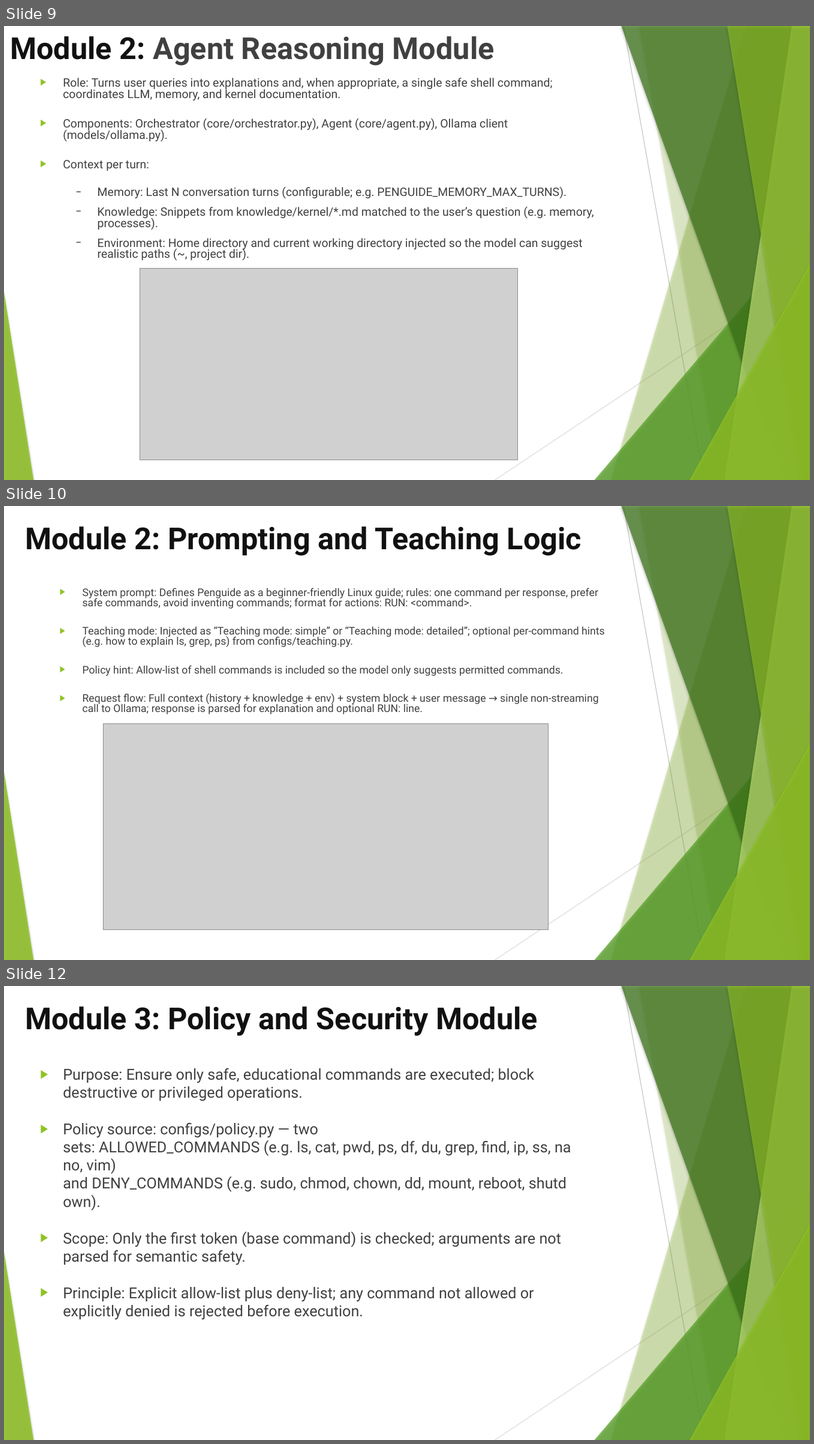
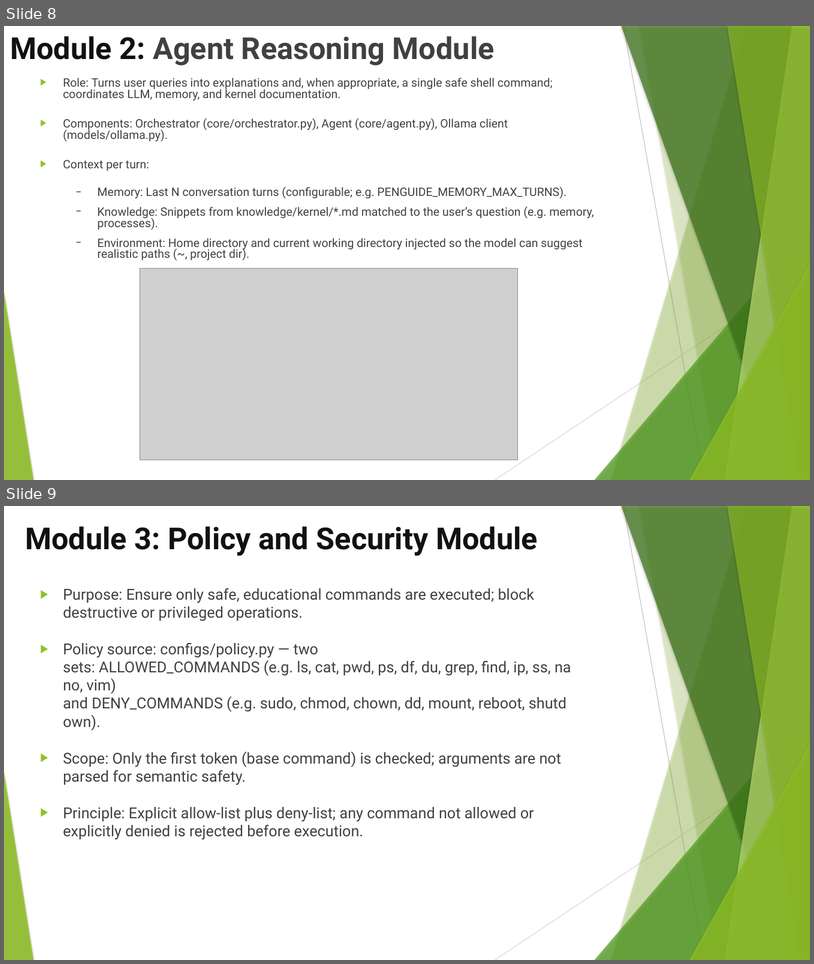
Before and after one commit to SridharanThangaraji/penguide, a slide deck: Team-13.pptx. Shown one above the other, each under a label of ours: slides 9, 10 and 12 before the commit, slides 8 and 9 after it; the slides between them are not shown. The pictures are 814x1444 and 814x964 pixels, drawn with LibreOffice and Linux fonts; fonts in the diff are those of the drawing; grey boxes stand for pictures. Boxes give left, top, right and bottom in pixels: in the first picture for what was removed or moved away, otherwise in the second. Text is boxed around its words. In the diff, an @@ line names an element or a change of style, - is before the commit and + after.

```diff
--- a/Team-13.pptx
+++ b/Team-13.pptx
@@ slide 10 removed at [4, 506, 810, 960], background #FFFFFF; not listed: 10 template elements that a slide beside it also shows @@
@@ title removed at [25, 526, 582, 556] @@
-Module 2: Prompting and Teaching Logic
@@ text removed at [83, 588, 605, 714] @@
-▶ System prompt: Defines Penguide as a beginner-friendly Linux guide; rules: one command per response, prefer safe commands, avoid inventing commands; format for actions: RUN: <command>.
-▶ Teaching mode: Injected as “Teaching mode: simple” or “Teaching mode: detailed”; optional per-command hints (e.g. how to explain ls, grep, ps) from configs/teaching.py.
-▶ Policy hint: Allow-list of shell commands is included so the model only suggests permitted commands.
-▶ Request flow: Full context (history + knowledge + env) + system block + user message → single non-streaming call to Ollama; response is parsed for explanation and optional RUN: line.
@@ picture removed at [103, 723, 548, 930] @@
@@ what was slide 9 is now slide 8 @@
@@ what was slide 12 is now slide 9 @@
```
Also in this commit, not shown: 6 slides added, 5 other slides removed, 1 other file.
